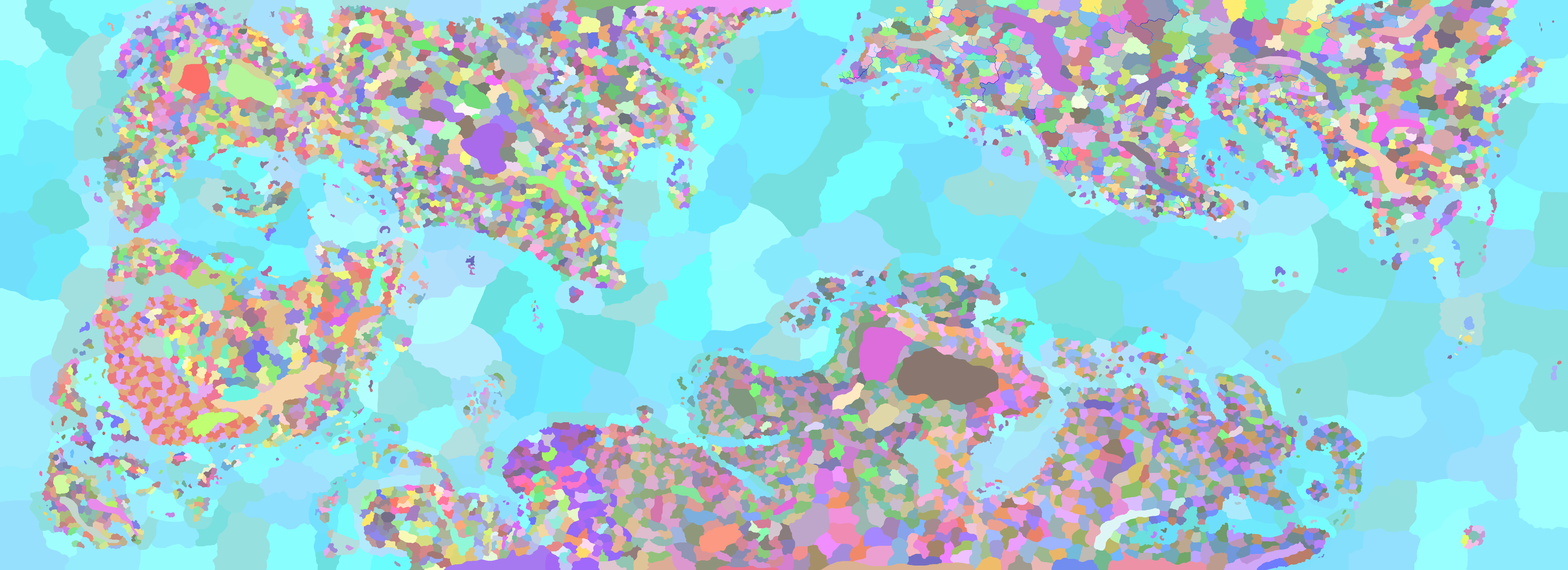
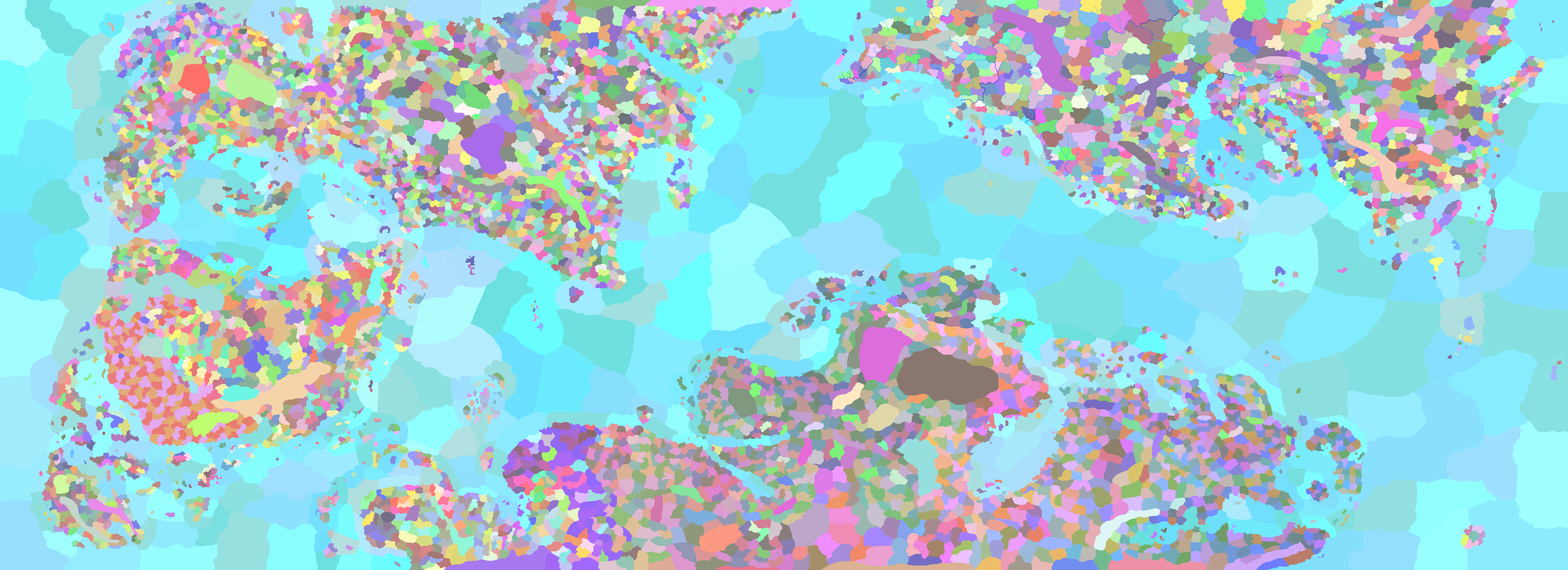
Comparing the layer stacks of the two w=1568, h=570 images. Changes:
painted on "River" over [left=1329, top=118, right=1488, bottom=236]
